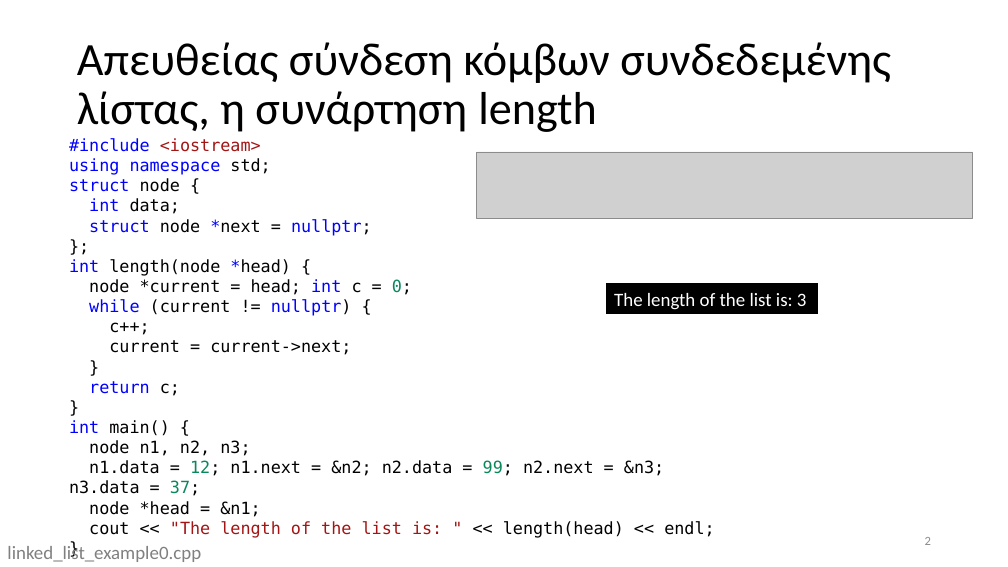
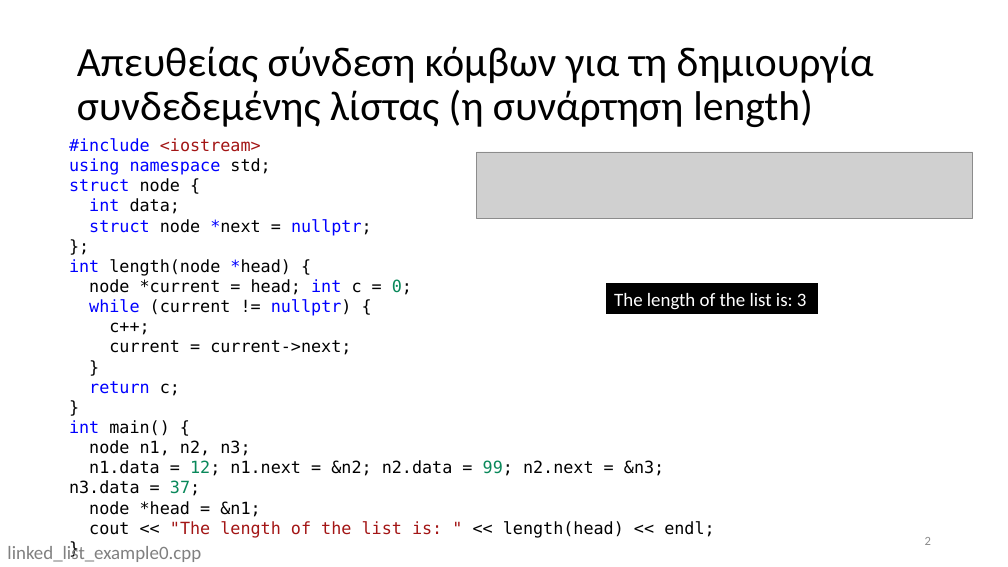
Before and after one commit to chgogos/dituoi_dsa, a slide deck: slide 2 of appendix_linked_lists/linked lists.pptx. Drawn at 1008x567 pixels with LibreOffice and Linux fonts; fonts in the diff are those of the drawing; grey boxes stand for pictures. Boxes give left, top, right and bottom in pixels: in the first picture for what was removed or moved away, otherwise in the second. Text is boxed around its words. In the diff, an @@ line names an element or a change of style, - is before the commit and + after.

```diff
--- a/appendix_linked_lists/linked lists.pptx
+++ b/appendix_linked_lists/linked lists.pptx
@@ title at [77,46,874,127]: text changed; size 44 to 39.6 pt @@
-Απευθείας σύνδεση κόμβων συνδεδεμένης λίστας, η συνάρτηση length
+Απευθείας σύνδεση κόμβων για τη δημιουργία συνδεδεμένης λίστας (η συνάρτηση length)
```
Also in this commit, not shown: 1 other file.
